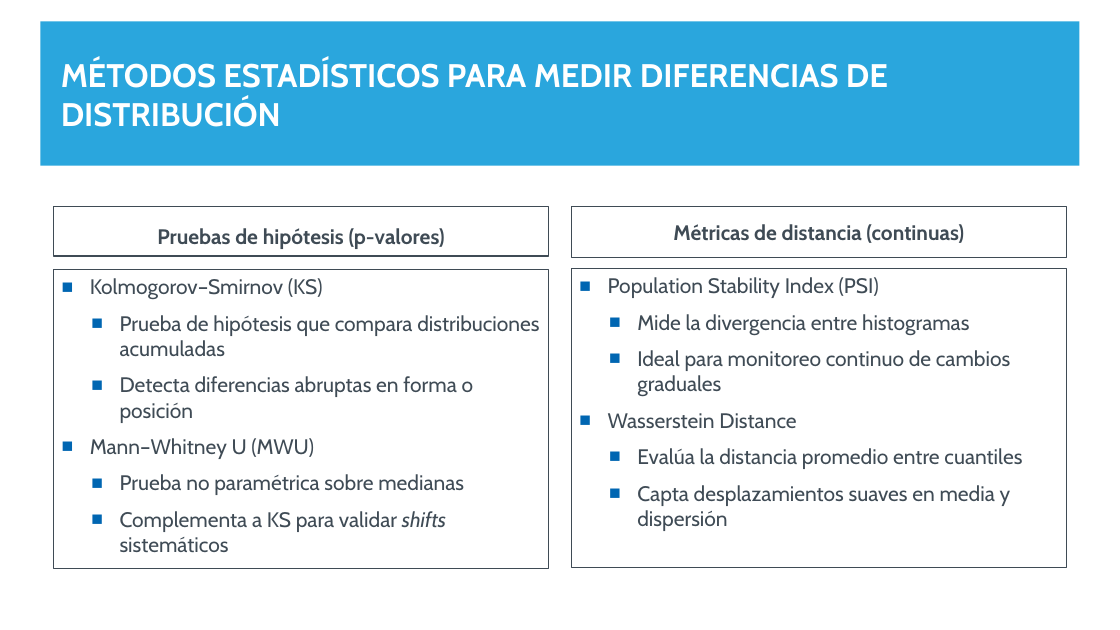
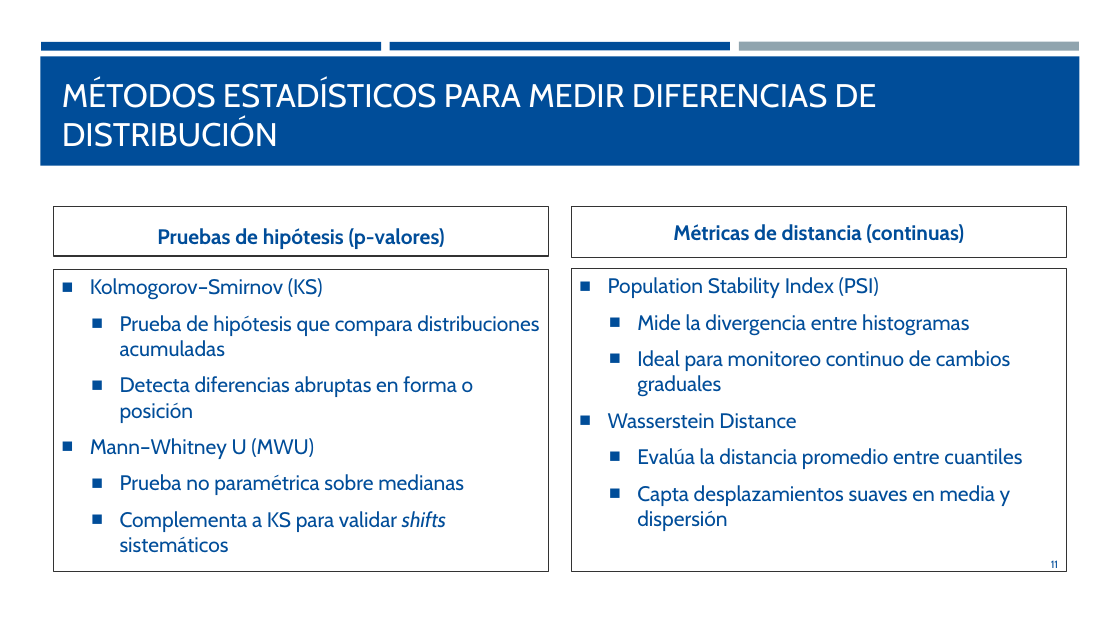
Before and after one commit to fchiapped/Proyecto-Grado, a slide deck: slide 11 of Entregas/UC/Entrega 3/Entrega 3.pptx. Drawn at 1120x630 pixels with LibreOffice and Linux fonts; fonts in the diff are those of the drawing. Boxes give left, top, right and bottom in pixels: in the first picture for what was removed or moved away, otherwise in the second. Text is boxed around its words. In the diff, an @@ line names an element or a change of style, - is before the commit and + after.

```diff
--- a/Entregas/UC/Entrega 3/Entrega 3.pptx
+++ b/Entregas/UC/Entrega 3/Entrega 3.pptx
@@ rectangle at bbox=[40, 56, 1080, 166]: fill #2AA6DD to #004D99 @@
@@ rectangle: place and size @@
-rectangle at bbox=[40, 21, 1080, 166]
+rectangle at bbox=[40, 56, 1080, 166]
@@ rectangle at bbox=[41, 42, 381, 50]: fill #2AA6DD to #004D99 @@
@@ rectangle added at bbox=[390, 42, 730, 50], fill #004D99 @@
@@ rectangle at bbox=[739, 42, 1079, 51]: fill #BFDDEE to #90A4AE @@
@@ title "MÉTODOS ESTADÍSTICOS PARA MEDIR DIFERENCIAS ...": place and size @@
-title "MÉTODOS ESTADÍSTICOS PARA MEDIR DIFERENCIAS ..." at bbox=[61, 59, 888, 127]
+title "MÉTODOS ESTADÍSTICOS PARA MEDIR DIFERENCIAS ..." at bbox=[62, 80, 877, 147]
@@ title "MÉTODOS ESTADÍSTICOS PARA MEDIR DIFERENCIAS ..." at bbox=[62, 80, 877, 147]: bold off; vertical alignment middle to bottom @@
@@ rectangle "Pruebas de hipótesis (p-valores)" at bbox=[54, 207, 549, 256]: text colour #3F4B55 to #004D99; outline #3F4B55 1 pt to #333333 1 pt @@
@@ rectangle "Métricas de distancia (continuas)" at bbox=[571, 207, 1067, 258]: text colour #3F4B55 to #004D99; outline #3F4B55 1 pt to #333333 1 pt @@
@@ rectangle "Population Stability Index (PSI)" at bbox=[571, 269, 1067, 571]: text colour #3F4B55 to #004D99; bullet colour #0066B2 to #004D99; outline #3F4B55 1 pt to #333333 1 pt @@
@@ rectangle "Kolmogorov–Smirnov (KS)" at bbox=[54, 270, 549, 571]: text colour #3F4B55 to #004D99; bullet colour #0066B2 to #004D99; outline #3F4B55 1 pt to #333333 1 pt @@
@@ page number added at bbox=[1051, 560, 1058, 568], 9 pt, text #004D99 @@
+11
```
Also in this commit, not shown: 12 other slides changed, 23 other files.
